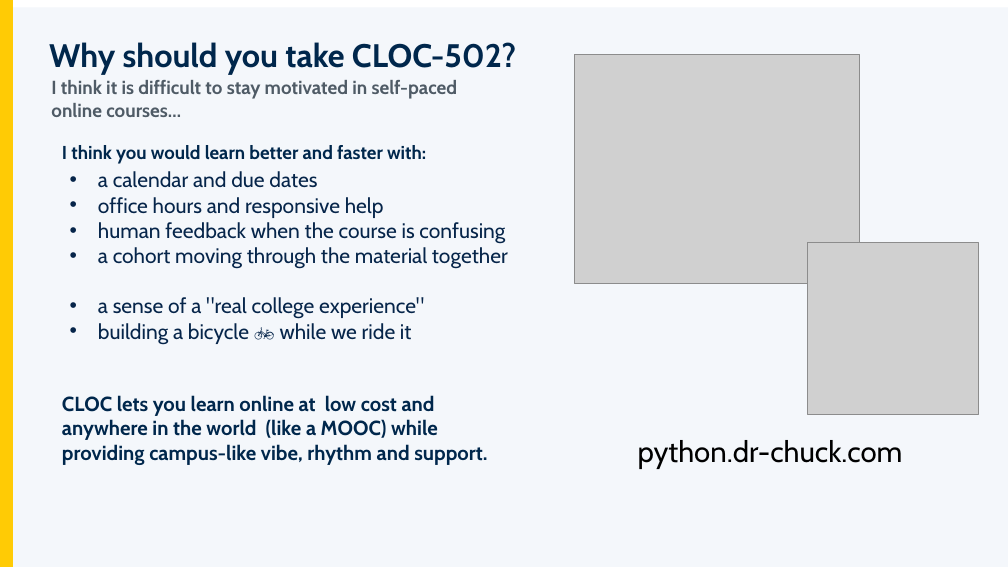
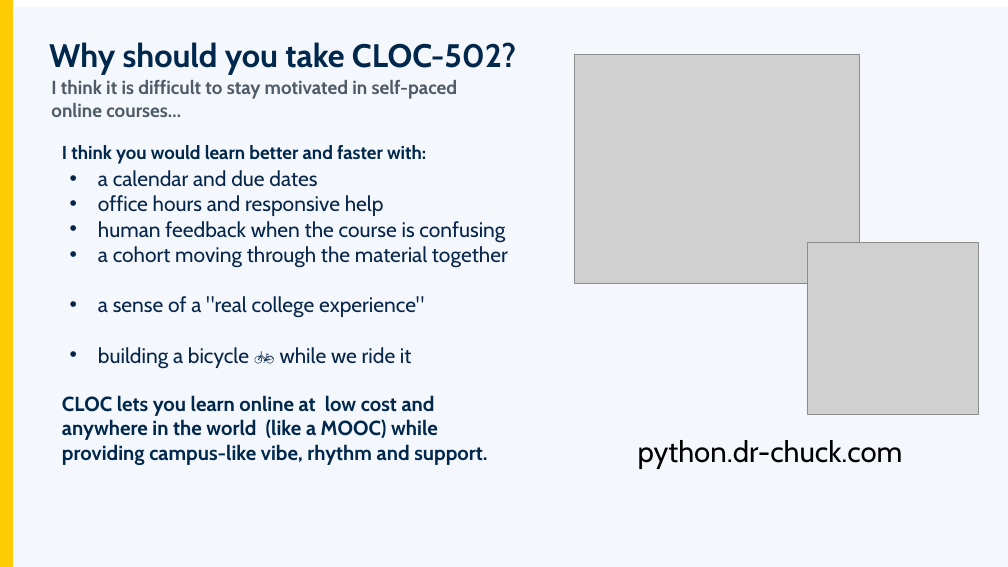
Before and after one commit to csev/talks, a slide deck: slide 6 of 2026/2026-10-30-Python_CLOC_Open_Course.pptx (slide 5 before the commit). Drawn at 1008x567 pixels with LibreOffice and Linux fonts; fonts in the diff are those of the drawing; grey boxes stand for pictures. Boxes give left, top, right and bottom in pixels: in the first picture for what was removed or moved away, otherwise in the second. Text is boxed around its words. In the diff, an @@ line names an element or a change of style, - is before the commit and + after.

```diff
--- a/2026/2026-10-30-Python_CLOC_Open_Course.pptx
+++ b/2026/2026-10-30-Python_CLOC_Open_Course.pptx
@@ text "a calendar and due dates" rewrapped from [98, 171, 508, 345] to [98, 170, 508, 369] @@
```
Also in this commit, not shown: 4 other slides changed, 2 slides added, 1 slide removed.
